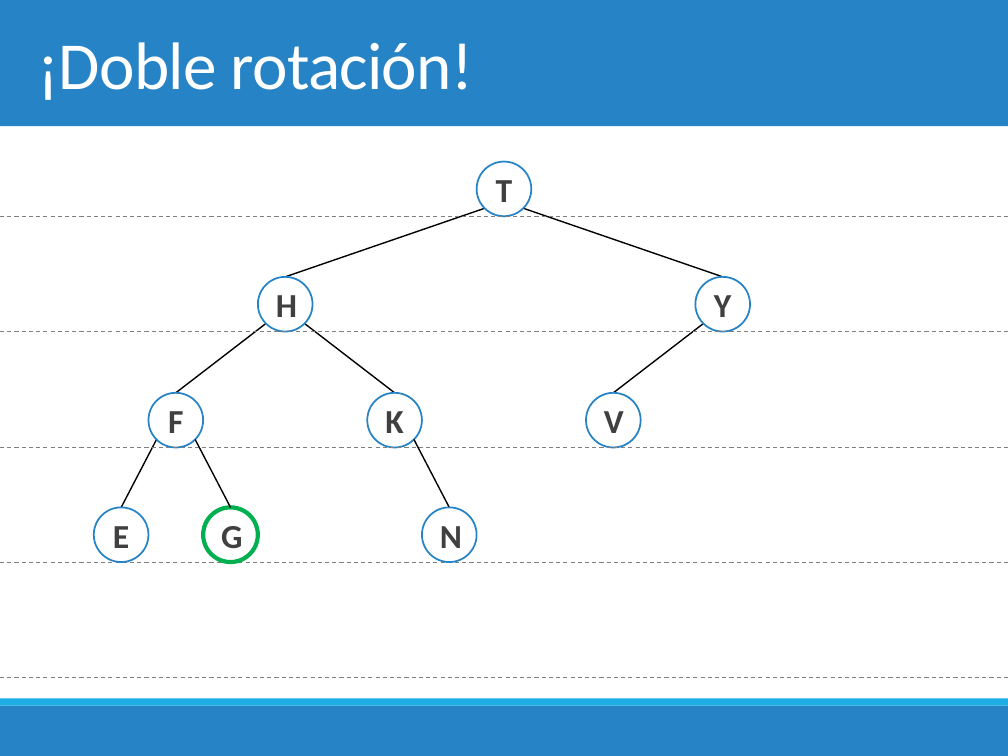
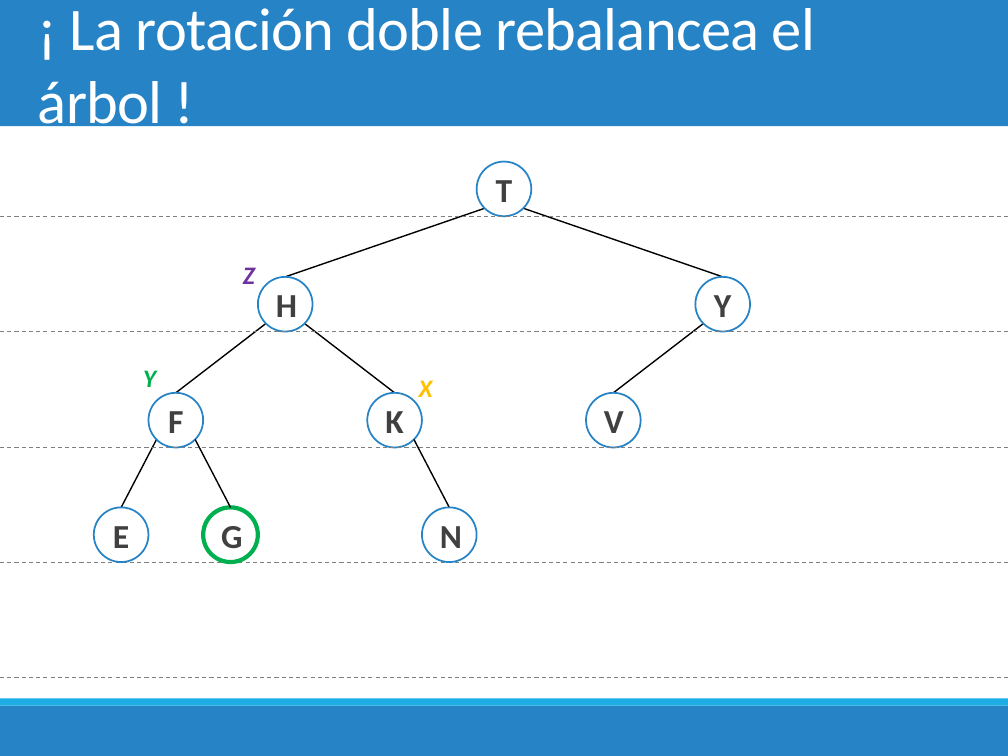
Before and after one commit to chris-carstens/2020-2, a slide deck: slide 28 of Clases/07 - Árboles AVL/07. Árboles AVL.pptx (slide 26 before the commit). Drawn at 1008x756 pixels with LibreOffice and Linux fonts; fonts in the diff are those of the drawing. Boxes give left, top, right and bottom in pixels: in the first picture for what was removed or moved away, otherwise in the second. Text is boxed around its words. In the diff, an @@ line names an element or a change of style, - is before the commit and + after.

```diff
--- a/Clases/07 - Árboles AVL/07. Árboles AVL.pptx
+++ b/Clases/07 - Árboles AVL/07. Árboles AVL.pptx
@@ title at (38, 8, 815, 138): text changed; size 48 to 43.2 pt @@
-¡Doble rotación!
+¡ La rotación doble rebalancea el árbol !
@@ text added at (243, 267, 255, 284), 18 pt, text #7030A0, bold, italic @@
+Z
@@ text added at (143, 370, 156, 387), 18 pt, text #00B050, bold, italic @@
+Y
@@ text added at (419, 380, 433, 397), 18 pt, text #FFC000, bold, italic @@
+X
```
Also in this commit, not shown: 18 other slides changed, 2 slides added, 3 slides removed, 5 other files.
